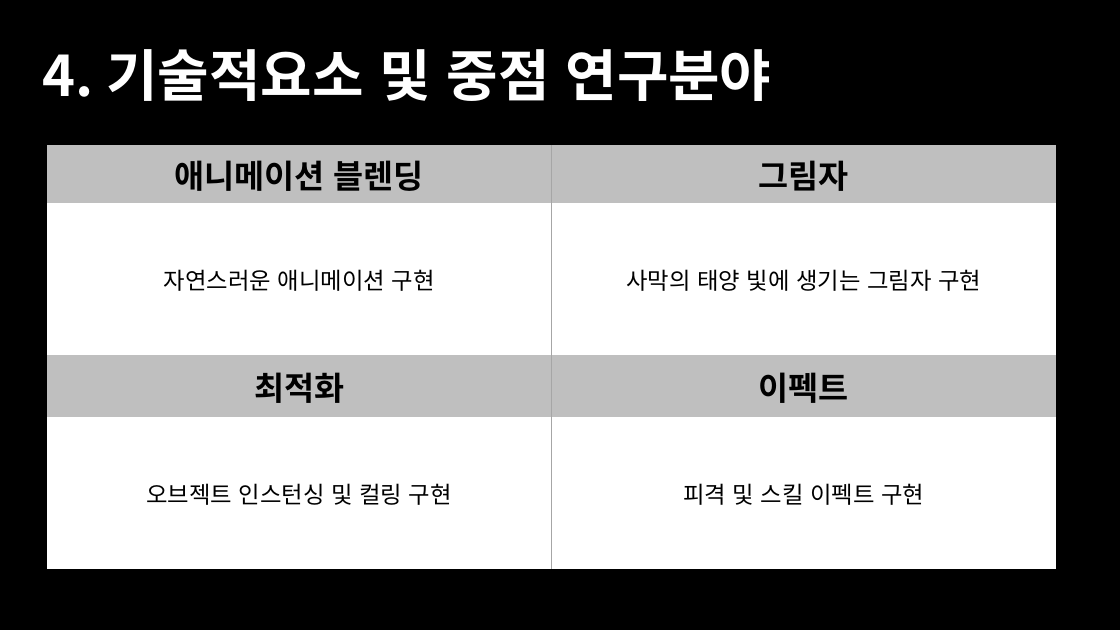
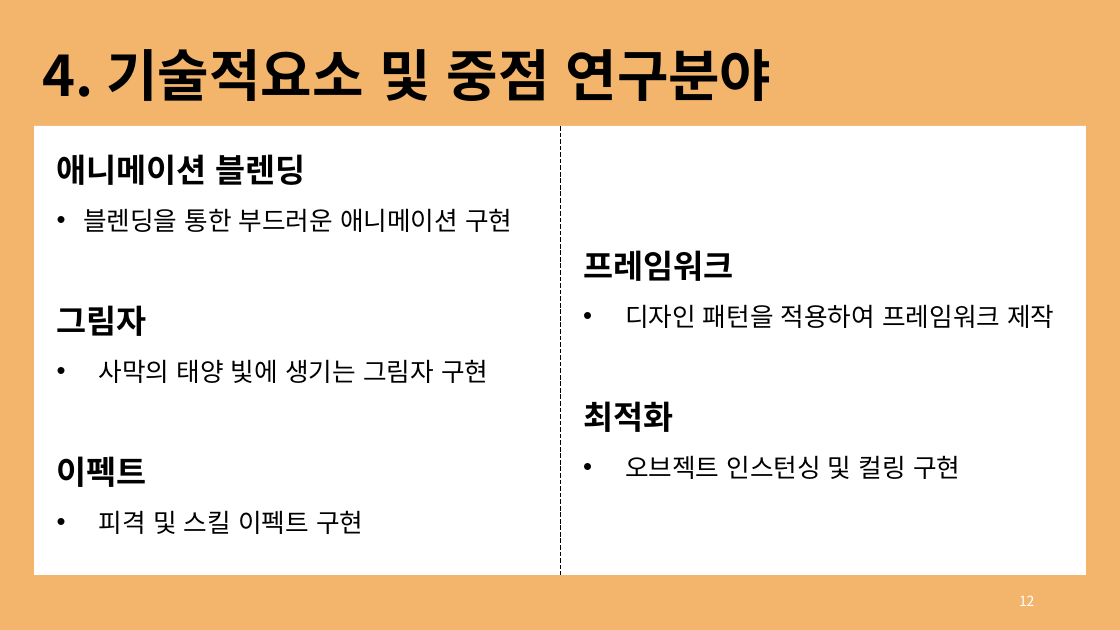
Before and after one commit to rg7155/2022KPU_GameProject, a slide deck: slide 12 of 의뢰인.pptx. Drawn at 1120x630 pixels with LibreOffice and Linux fonts; fonts in the diff are those of the drawing. Boxes give left, top, right and bottom in pixels: in the first picture for what was removed or moved away, otherwise in the second. Text is boxed around its words. In the diff, an @@ line names an element or a change of style, - is before the commit and + after.

```diff
--- a/의뢰인.pptx
+++ b/의뢰인.pptx
@@ background #000000 to #F3B56C @@
@@ text "4. 기술적요소 및 중점 연구분야" at [43,49,772,101]: text colour #FFFFFF to #000000 @@
@@ rectangle added at [34,126,1086,575], fill #FFFFFF @@
@@ table removed at [47,145,1057,570], 4 rows, 2 columns @@
-애니메이션 블렌딩 | 그림자
-자연스러운 애니메이션 구현 | 사막의 태양 빛에 생기는 그림자 구현
-최적화 | 이펙트
-오브젝트 인스턴싱 및 컬링 구현 | 피격 및 스킬 이펙트 구현
@@ line added from (560, 126) to (560, 575), #000000 0.5 pt dashed @@
@@ text added at [57,154,512,534], 22 pt, text #000000 @@
+애니메이션 블렌딩
+• 블렌딩을 통한 부드러운 애니메이션 구현
+그림자
+• 사막의 태양 빛에 생기는 그림자 구현
+이펙트
+• 피격 및 스킬 이펙트 구현
@@ text added at [583,250,1054,479], 22 pt, text #000000 @@
+프레임워크
+• 디자인 패턴을 적용하여 프레임워크 제작
+최적화
+• 오브젝트 인스턴싱 및 컬링 구현
@@ page number added at [1019,595,1035,606], 12 pt, text #FFFFFF @@
+12
```
Also in this commit, not shown: 14 other slides changed, 1 slide added, 1 slide removed.
